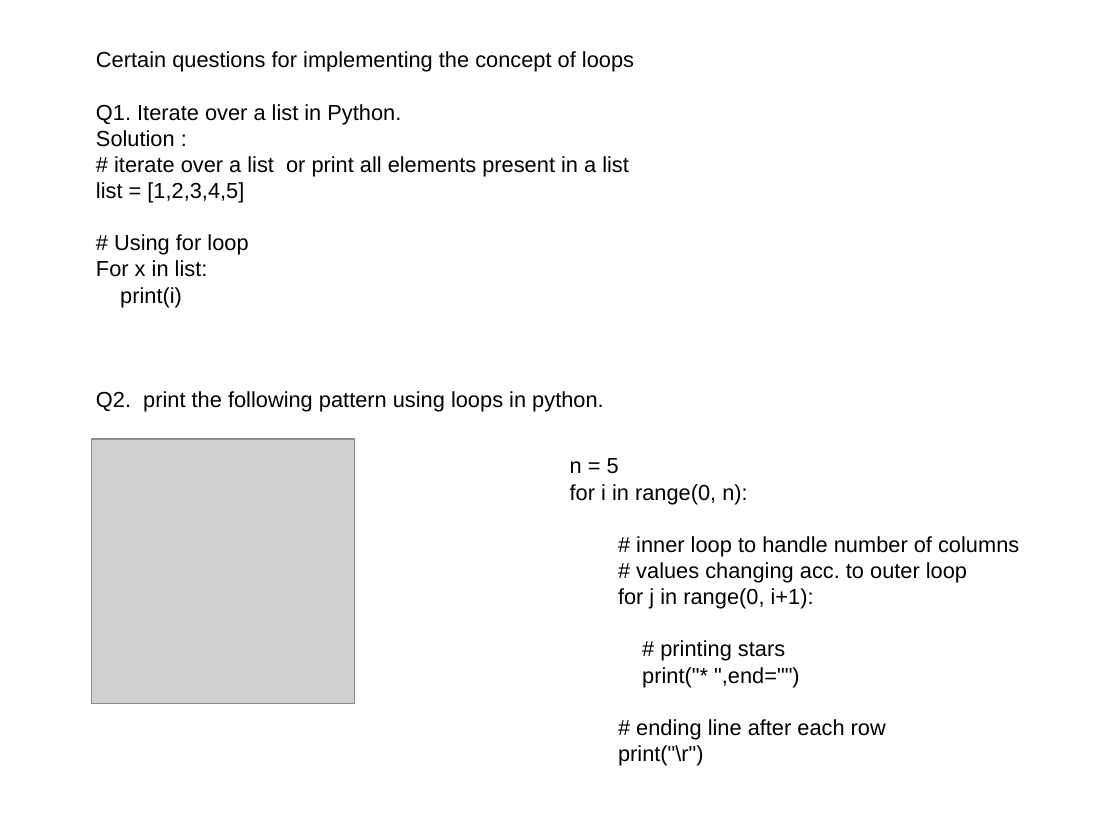
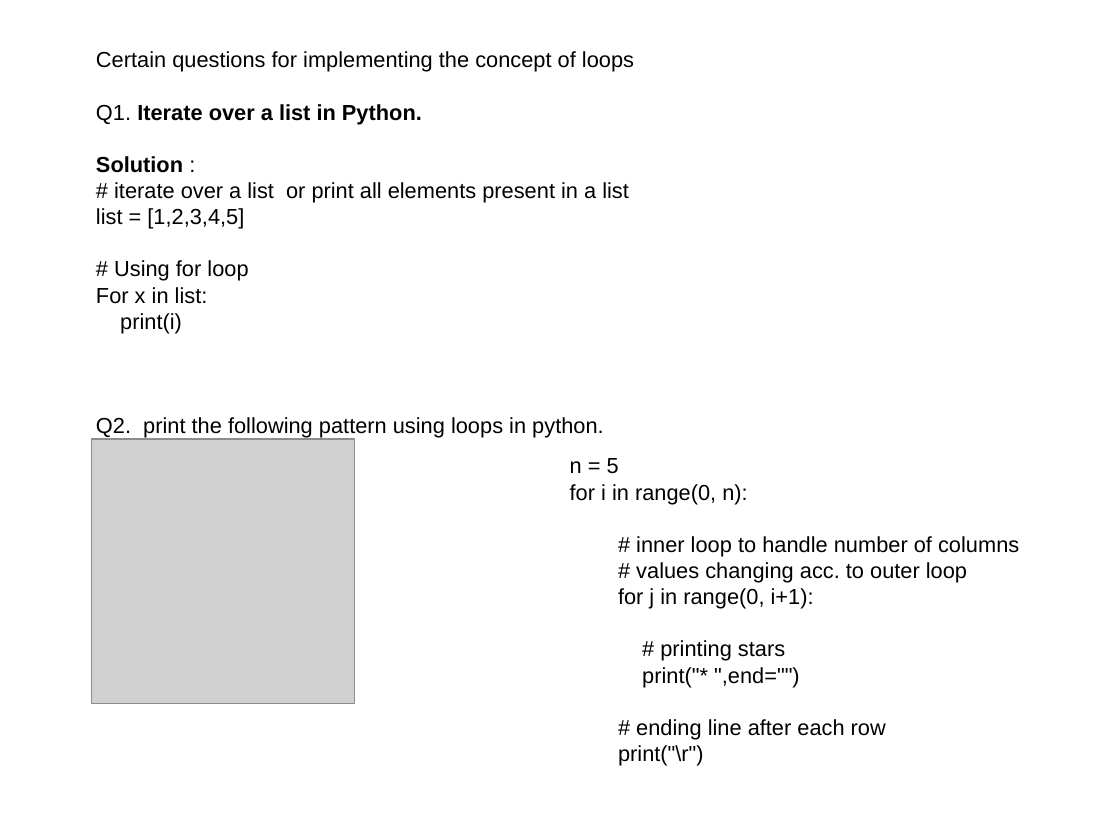
Before and after one commit to Praj-17/Python-Teaching-Slides, a slide deck: slide 27 of PPTs/Python/Class 3.pptx. Drawn at 1120x840 pixels with LibreOffice and Linux fonts; fonts in the diff are those of the drawing; grey boxes stand for pictures. Boxes give left, top, right and bottom in pixels: in the first picture for what was removed or moved away, otherwise in the second. Text is boxed around its words. In the diff, an @@ line names an element or a change of style, - is before the commit and + after.

```diff
--- a/PPTs/Python/Class 3.pptx
+++ b/PPTs/Python/Class 3.pptx
@@ text at bbox=[96, 104, 422, 173]: bold on in "Iterate over a list in Python.", "Solution" @@
```
Also in this commit, not shown: 1 other slide changed, 1 other file.
